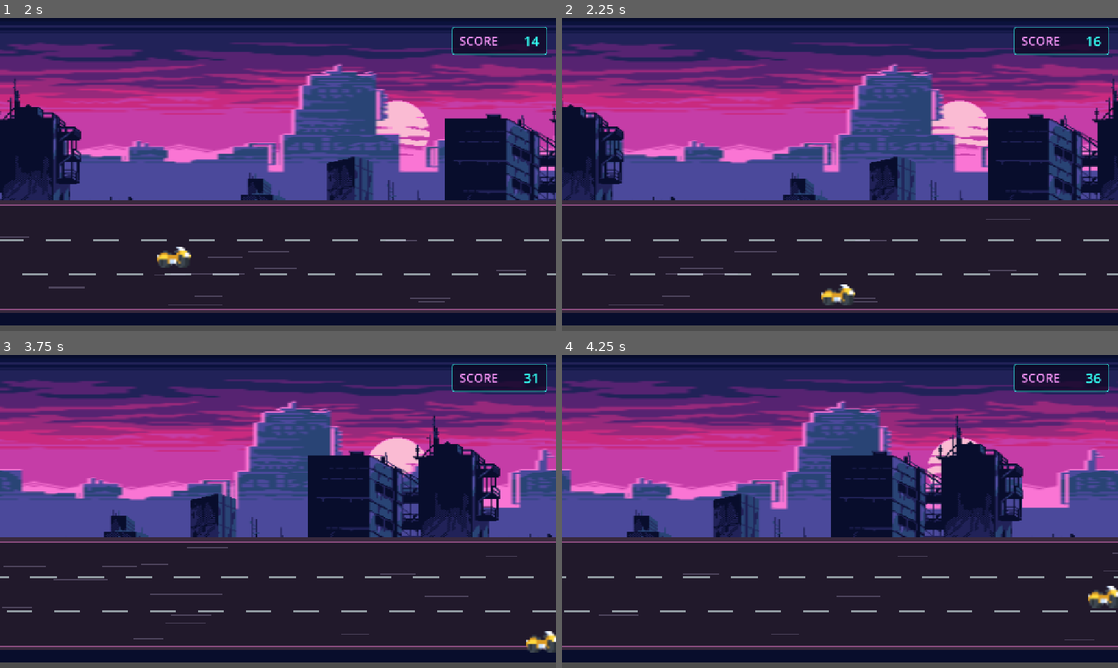
Above: before the commit, frames 1-4 (two rows, left to right).
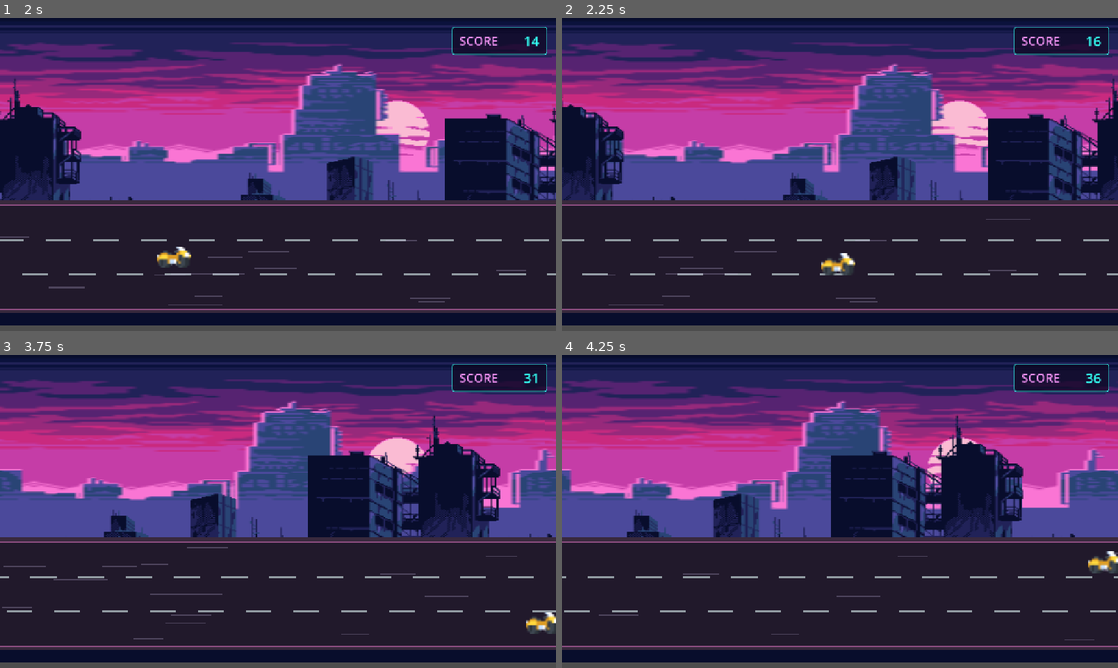
Above: after the commit, the same moments.

Repository: kcfraser54/TheMotorcycleGame
Game: Godot game, scene res://scenes/ui/MainMenu.tscn
The game is run twice, just before and just after one commit, with the same random seed, the same clock (stepped at 60 frames per second) and the same inputs.
Inputs (mouse positions are in pixels of both pictures, inside the frame that each line leads up to):
- Up to frame 1 (2 s): click "START GAME" at 0.5 s; move the mouse to (400, 158) at 1.27 s; hold D (accelerate) from 1.28 s (still down); click (400, 158) at 1.42 s
- Up to frame 2 (2.25 s): release D (accelerate) at 2 s; drag from (728, 190) to (812, 237) at 2.02 s
- Up to frame 3 (3.75 s): move the mouse to (333, 442) at 2.77 s; hold D (accelerate) 2.78-3.5 s; drag from (250, 574) to (111, 464) at 3.52 s
- Up to frame 4 (4.25 s): no input

Frame 1 is identical in both runs. In frame 2, 0.6% of the frame differs, in the area x 46-53%, y 75-92%; in frame 3, 0.5%; in frame 4, 0.6%.

Commit message:
updating player movement

Diff:
--- a/scenes/background/background.tscn
+++ b/scenes/background/background.tscn
@@ -5,10 +5,10 @@
 [ext_resource type="Texture2D" uid="uid://cshjr1tvfcoyc" path="res://assets/sprites/synthcity/near-buildings.png" id="3_wax1t"]
 [ext_resource type="Texture2D" uid="uid://dq7h7m15pul6p" path="res://assets/sprites/synthcity/sun.png" id="4_1tmhi"]
 [ext_resource type="Script" uid="uid://dhnw11kx4uj1x" path="res://scripts/gameplay/Background.gd" id="5_bg"]
-[ext_resource type="Script" path="res://scripts/gameplay/Road.gd" id="6_road"]
+[ext_resource type="Script" uid="uid://dpw2845yi516c" path="res://scripts/gameplay/Road.gd" id="6_road"]
 [ext_resource type="Resource" path="res://resources/default_road.tres" id="7_roadcfg"]
 
-[node name="Background" type="Node2D"]
+[node name="Background" type="Node2D" unique_id=1251194396]
 script = ExtResource("5_bg")
 
 [node name="Sky" type="Sprite2D" parent="." unique_id=310627069]
@@ -53,7 +53,7 @@
 scale = Vector2(2.8696873, 2.5625)
 texture = ExtResource("3_wax1t")
 
-[node name="Road" type="Node2D" parent="."]
+[node name="Road" type="Node2D" parent="." unique_id=1237418445]
 z_index = -980
 script = ExtResource("6_road")
 road_config = ExtResource("7_roadcfg")
--- a/scripts/gameplay/Player.gd
+++ b/scripts/gameplay/Player.gd
@@ -42,6 +42,12 @@
 # `_any_finger_in()` be O(1) instead of iterating every physics tick.
 var _zone_counts: Dictionary[int, int] = {}
 
+# Pixels the finger must travel vertically before committing to UP or DOWN.
+@export var vertical_dead_zone: float = 20.0
+
+# Stores the Y position where each left-side finger first touched down.
+var _finger_origin_y: Dictionary[int, float] = {}
+
 # --- Cached screen geometry --------------------------------------------
 var _screen_size: Vector2
 var _screen_left: float
@@ -63,7 +69,7 @@
 	velocity = Vector2.ZERO
 	_finger_zones.clear()
 	_zone_counts.clear()
-
+	_finger_origin_y.clear()  # add this line
 
 func _physics_process(delta: float) -> void:
 	if not _alive:
@@ -104,6 +110,7 @@
 		_alive = false
 		_finger_zones.clear()
 		_zone_counts.clear()
+		_finger_origin_y.clear()
 		died.emit()
 
 
@@ -113,11 +120,28 @@
 		return
 	if event is InputEventScreenTouch:
 		if event.pressed:
-			_set_finger_zone(event.index, _zone_for_position(event.position))
+			var zone := _zone_for_position(event.position)
+			_set_finger_zone(event.index, zone)
+			if zone != Zone.ACCEL:
+				_finger_origin_y[event.index] = event.position.y
 		else:
 			_clear_finger(event.index)
+			_finger_origin_y.erase(event.index)
 	elif event is InputEventScreenDrag:
-		_set_finger_zone(event.index, _zone_for_position(event.position))
+		if event.position.x >= _screen_size.x * 0.5:
+			# Finger slid into right half — switch to ACCEL.
+			_set_finger_zone(event.index, Zone.ACCEL)
+			_finger_origin_y.erase(event.index)
+		else:
+			# Left half: resolve direction from how far the finger has moved.
+			var origin_y: float = _finger_origin_y.get(event.index, event.position.y)
+			var delta_y: float = event.position.y - origin_y
+			if delta_y < -vertical_dead_zone:
+				_set_finger_zone(event.index, Zone.UP)
+			elif delta_y > vertical_dead_zone:
+				_set_finger_zone(event.index, Zone.DOWN)
+			else:
+				_set_finger_zone(event.index, Zone.NONE)
 
 
 # --- Helpers ------------------------------------------------------------
@@ -128,13 +152,9 @@
 
 
 func _zone_for_position(pos: Vector2) -> int:
-	var w: float = _screen_size.x
-	var h: float = _screen_size.y
-	if pos.x >= w * 0.5:
+	if pos.x >= _screen_size.x * 0.5:
 		return Zone.ACCEL
-	if pos.y < h * 0.5:
-		return Zone.UP
-	return Zone.DOWN
+	return Zone.NONE  # Left half: direction determined by drag delta, not position
 
 
 func _set_finger_zone(idx: int, zone: int) -> void:
